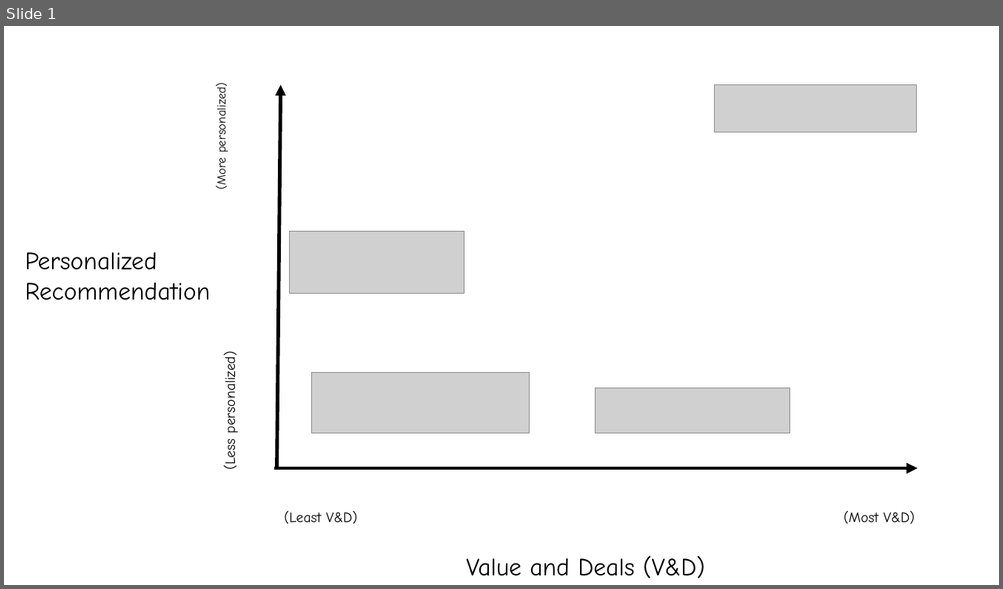
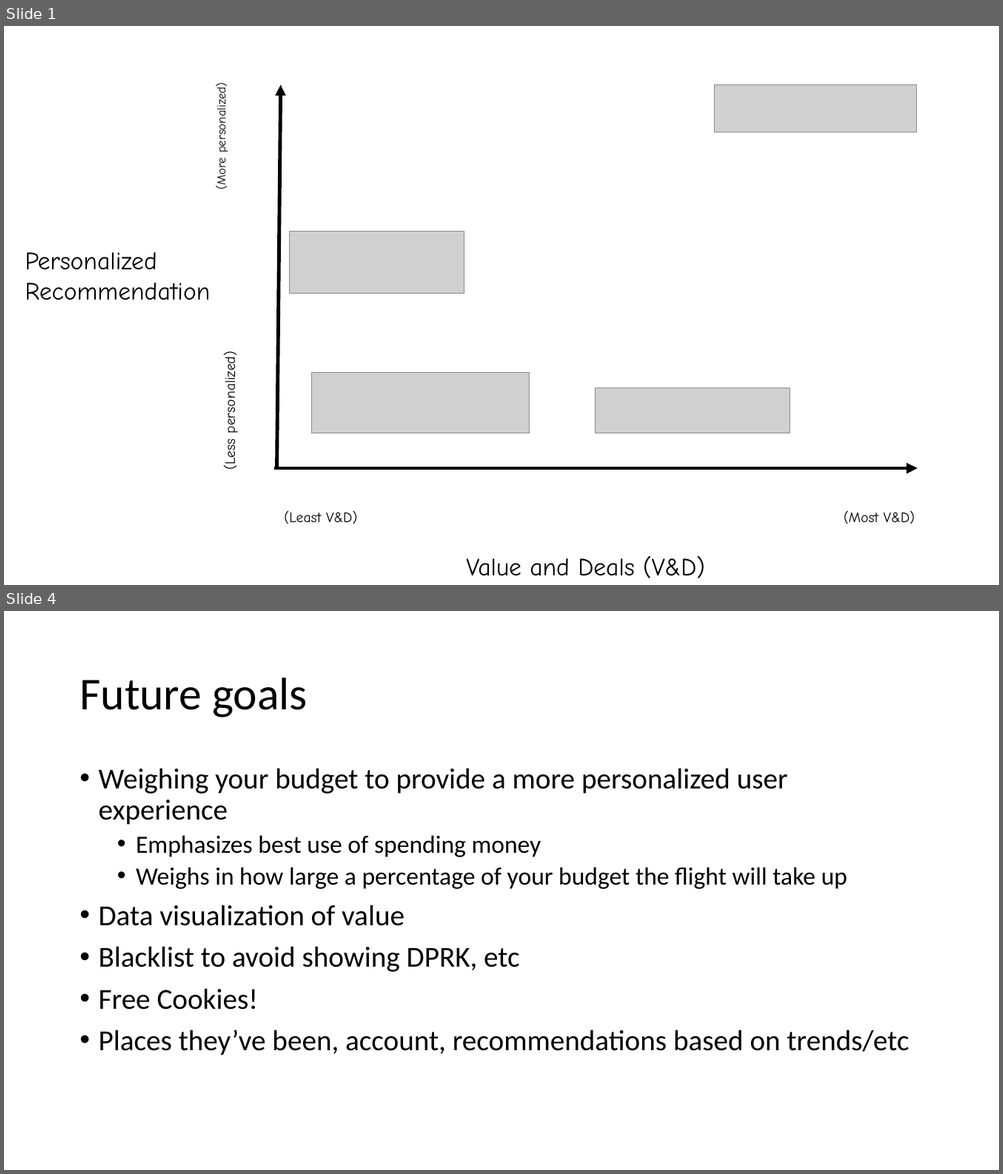
Before and after one commit to jamesylgan/Wakawhitti-BigRedHacks, a slide deck: Presentation1.pptx. Shown one above the other, each under a label of ours: slide 1 before the commit, slides 1 and 4 after it; the slides between them are not shown. The pictures are 1003x589 and 1003x1174 pixels, drawn with LibreOffice and Linux fonts; fonts in the diff are those of the drawing; grey boxes stand for pictures. Boxes give left, top, right and bottom in pixels: in the first picture for what was removed or moved away, otherwise in the second. Text is boxed around its words. In the diff, an @@ line names an element or a change of style, - is before the commit and + after.

```diff
--- a/Presentation1.pptx
+++ b/Presentation1.pptx
@@ slide 4 added at (4,611,999,1170), background #FFFFFF @@
@@ title added at (79,678,307,718), 44 pt, text #000000 @@
+Future goals
@@ text added at (99,768,909,1056), 28 pt, text #000000 @@
+• Weighing your budget to provide a more personalized user experience
+  • Emphasizes best use of spending money
+  • Weighs in how large a percentage of your budget the flight will take up
+• Data visualization of value
+• Blacklist to avoid showing DPRK, etc
+• Free Cookies!
+• Places they’ve been, account, recommendations based on trends/etc
```
Also in this commit, not shown: 2 other slides added.
